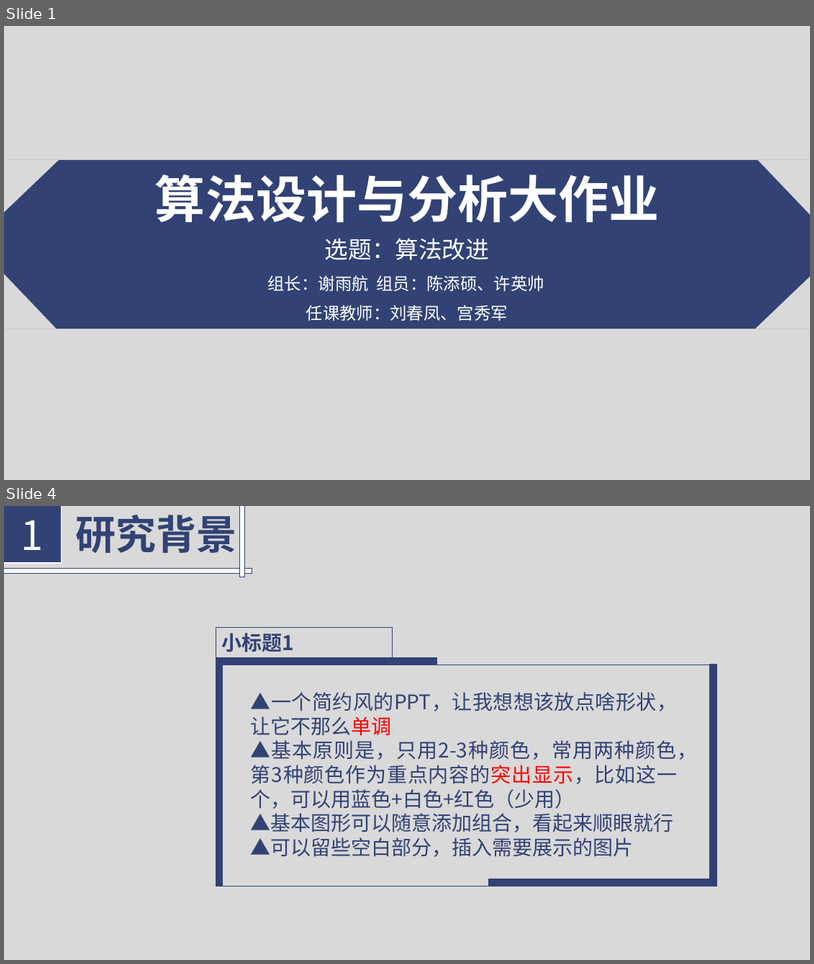
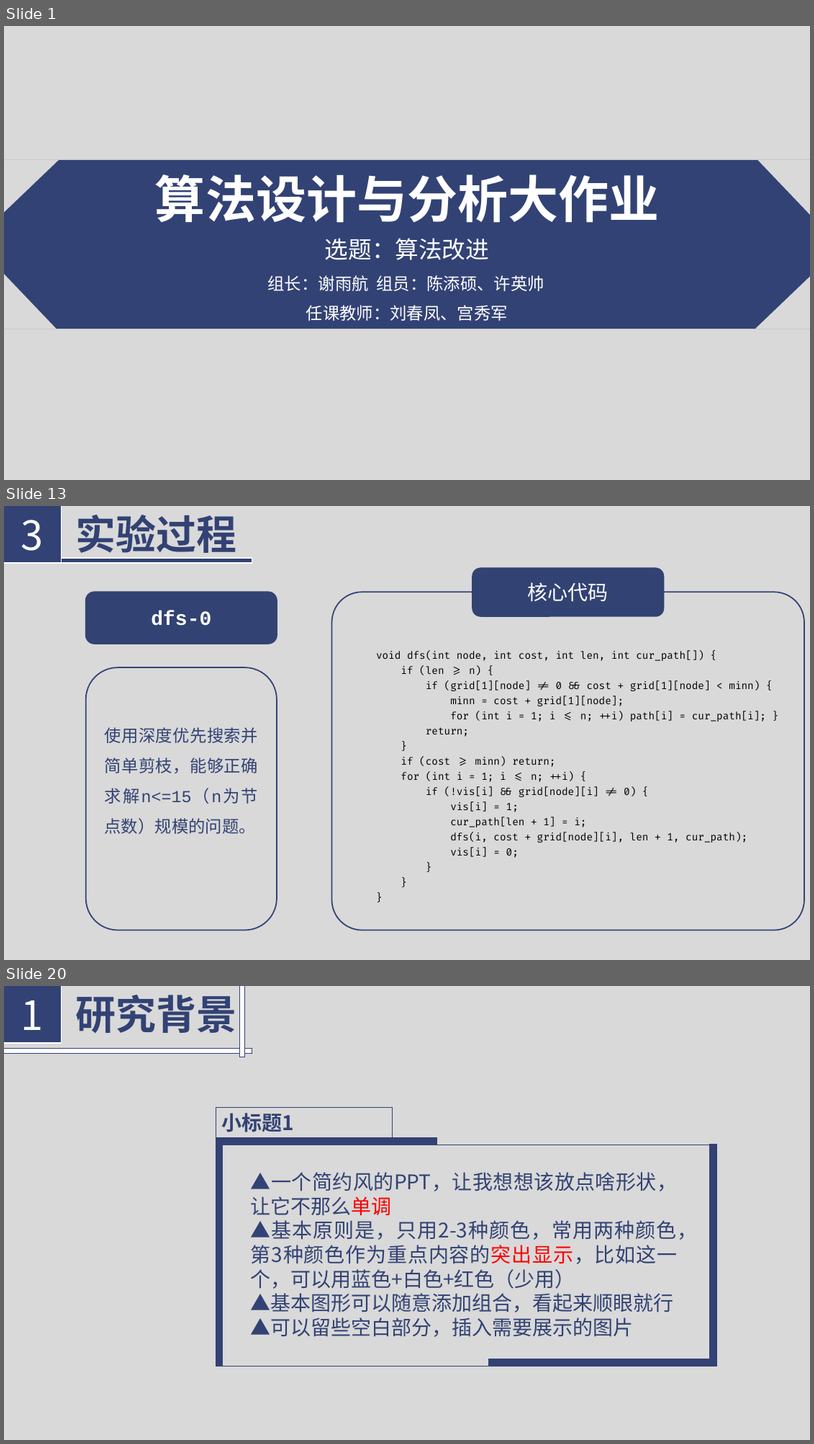
Before and after one commit to Florenz0707/AlgorithmProject, a slide deck: 3023244222-1-3/reports/introduction.pptx. Shown one above the other, each under a label of ours: slides 1 and 4 before the commit, slides 1, 13 and 20 after it; the slides between them are not shown. The pictures are 814x964 and 814x1444 pixels, drawn with LibreOffice and Linux fonts; fonts in the diff are those of the drawing. Boxes give left, top, right and bottom in pixels: in the first picture for what was removed or moved away, otherwise in the second. Text is boxed around its words. In the diff, an @@ line names an element or a change of style, - is before the commit and + after.

```diff
--- a/3023244222-1-3/reports/introduction.pptx
+++ b/3023244222-1-3/reports/introduction.pptx
@@ slide 13 added at [4,506,810,960], background #D9D9D9 @@
@@ rectangle added at [4,506,62,564], fill #324274, outline #FFFFFF 1 pt, 48 pt, text #FFFFFF @@
+3
@@ text added at [76,515,237,559], 48 pt, text #324274, bold @@
+实验过程
@@ rectangle added at [4,558,252,563], fill #324274, outline #FFFFFF 1 pt @@
@@ rounded rectangle added at [473,569,664,616], fill #324273, outline #324273 1.5 pt @@
@@ rounded rectangle added at [332,592,805,930], fill #D9D9D9, outline #324273 1.5 pt @@
@@ text added at [528,582,609,602], 24 pt, text #FFFFFF @@
+核心代码
@@ text added at [376,651,766,857], 12 pt, text #000000 @@
+void dfs(int node, int cost, int len, int cur_path[]) {
+if (len >= n) {
+if (grid[1][node] != 0 && cost + grid[1][node] < minn) {
+minn = cost + grid[1][node];
+for (int i = 1; i <= n; ++i) path[i] = cur_path[i]; }
+return;
+}
+if (cost >= minn) return;
+for (int i = 1; i <= n; ++i) {
+if (!vis[i] && grid[node][i] != 0) {
+vis[i] = 1;
+cur_path[len + 1] = i;
+dfs(i, cost + grid[node][i], len + 1, cur_path);
+vis[i] = 0;
+}
+}
+}
@@ group added at [85,592,277,930]: 2 rounded rectangles, 2 texts @@
+dfs-0
+使用深度优先搜索并简单剪枝，能够正确求解n<=15（n为节点数）规模的问题。
@@ what was slide 4 is now slide 20 @@
```
Also in this commit, not shown: 2 slides changed, 16 other slides added, 3 slides removed, 2 other files.
